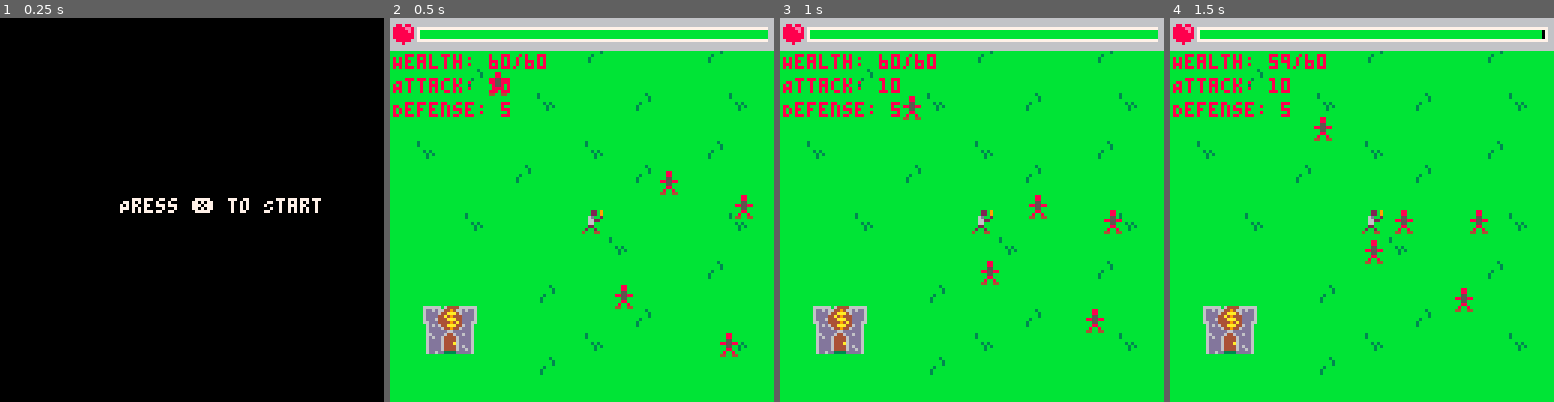
Above: before the commit, frames 1-4 (left to right).
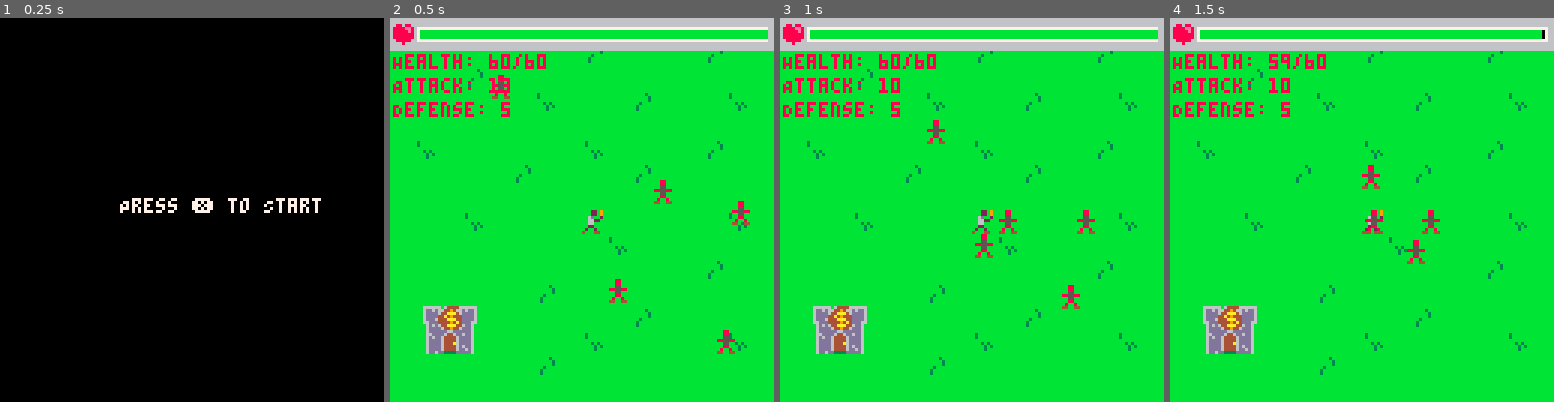
Above: after the commit, the same moments.

Repository: PancakedRivet/last-minute-hero
Game: PICO-8 cartridge last-minute-hero.p8
Two runs of this game, one before a commit and one after it. Both use one fixed random seed, a clock stepped at 60 frames per second and the inputs below.
Inputs:
- Up to frame 1 (0.25 s): no input
- Up to frame 2 (0.5 s): tap X (X key) at 0.33 s
- Up to frame 3 (1 s): no input
- Up to frame 4 (1.5 s): tap X (X key) at 1.07 s

Frame 1 is identical in both runs. In frame 2, 1.0% of the frame differs, in the area x 25-95%, y 14-89%; in frame 3, 1.3%, in the area x 32-90%, y 20-83%; in frame 4, 1.2%.

Commit message:
Renaming variables to denote args

Diff:
--- a/scripts/game.lua
+++ b/scripts/game.lua
@@ -14,12 +14,12 @@
     game_state = game_states.playing
 end
 
-function draw_status_bar(current_value, max_value, x, y, width, height)
- local x = x or 0
- local y = y or 0
- local bar_width = width or 40
- local bar_height = height or 8
- local bar_ratio = current_value / max_value
+function draw_status_bar(_current_value, _max_value, _x, _y, _width, _height)
+ local x = _x or 0
+ local y = _y or 0
+ local bar_width = _width or 40
+ local bar_height = _height or 8
+ local bar_ratio = _current_value / _max_value
  local filled_width = flr(bar_width * bar_ratio)
  local border_width = 1
 
@@ -64,7 +64,7 @@
         x=enemy_x,
         y=enemy_y,
         health=20,
-        speed=0.5,
+        speed=1,
     }
     return enemy
 end
--- a/scripts/player.lua
+++ b/scripts/player.lua
@@ -14,53 +14,53 @@
     return player
 end
 
-function update_position(player)
+function update_position(_player)
     local max_pos_x = 122
     local max_pos_y = 120
     local min_pos_x = -2
     local min_pos_y = 10
 
  if btn(⬅️) then
-    if player.x - player.speed > min_pos_x then
-     player.x -= player.speed
+    if _player.x - _player.speed > min_pos_x then
+     _player.x -= _player.speed
     end
-  player.sp_flipx = true
+  _player.sp_flipx = true
  end
 
  if btn(➡️) then
-    if player.x + player.speed < max_pos_x then
-        player.x += player.speed
+    if _player.x + _player.speed < max_pos_x then
+        _player.x += _player.speed
     end
-  player.sp_flipx = false
+  _player.sp_flipx = false
  end
 
  if btn(⬆️) then
-    if player.y - player.speed > min_pos_y then
-        player.y -= player.speed
+    if _player.y - _player.speed > min_pos_y then
+        _player.y -= _player.speed
     end
  end
 
  if btn(⬇️) then
-    if player.y + player.speed < max_pos_y then
-        player.y += player.speed
+    if _player.y + _player.speed < max_pos_y then
+        _player.y += _player.speed
     end
  end
 end
 
-function draw_player(player)
- spr(player.sp, player.x, player.y, 1, 1, player.sp_flipx, player.sp_flipy)
+function draw_player(_player)
+ spr(_player.sp, _player.x, _player.y, 1, 1, _player.sp_flipx, _player.sp_flipy)
 end
 
-function draw_status(player)
- print("Health: "..player.health.."/"..player.max_health, 1, 12, 8)
- print("Attack: "..player.attack, 1, 20, 8)
- print("Defense: "..player.defense, 1, 28, 8)
+function draw_status(_player)
+ print("Health: ".._player.health.."/".._player.max_health, 1, 12, 8)
+ print("Attack: ".._player.attack, 1, 20, 8)
+ print("Defense: ".._player.defense, 1, 28, 8)
 end
 
-function timer_health_tick(player, game_duration_max_secs)
+function timer_health_tick(_player, _game_duration_max_secs)
     -- Decrease player health over time
-    tick_value = player.max_health / game_duration_max_secs
-    if player.health > 0 then
-        player.health -= tick_value
+    tick_value = _player.max_health / _game_duration_max_secs
+    if _player.health > 0 then
+        _player.health -= tick_value
     end
 end
